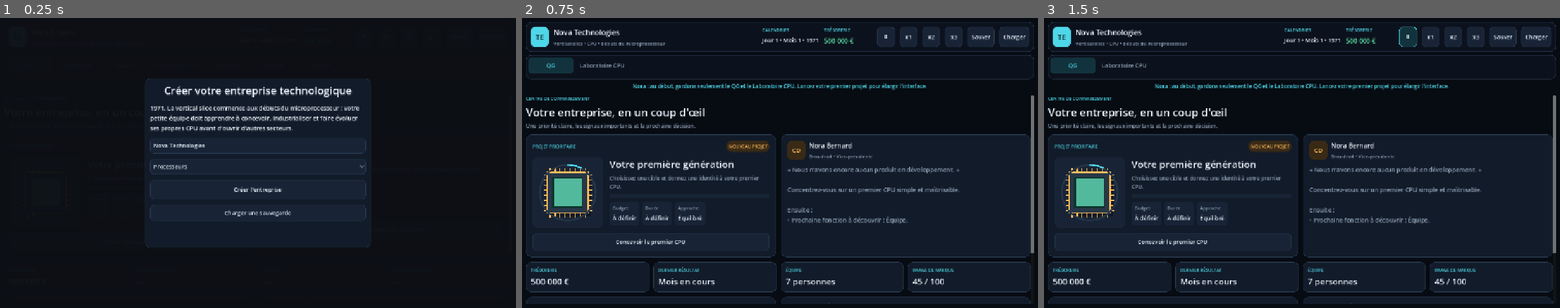
Above: before the commit, frames 1-3 (left to right).
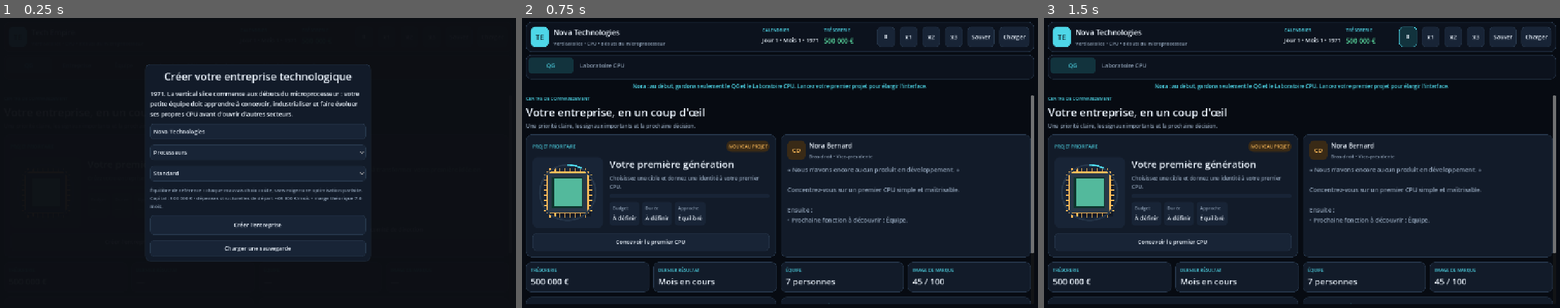
Above: after the commit, the same moments.

Repository: vadorus/addonhardwaregame2d
Game: Godot game, scene res://main.tscn
Same seed, same stepped clock (60 frames per second), same inputs: the game is played once before the commit and once after it.
Inputs:
- Up to frame 1 (0.25 s): no input
- Up to frame 2 (0.75 s): click "Créer l'entreprise" at 0.5 s
- Up to frame 3 (1.5 s): click "Ⅱ" at 1.25 s

The runs differ from the first frame. In frame 1, 6.4% of the frame differs, in the area x 28-72%, y 16-84%; in frame 2, nothing differs; in frame 3, nothing differs.

Commit message:
feat: choose and explain economic difficulty when founding the company

Diff:
--- a/main.gd
+++ b/main.gd
@@ -78,6 +78,8 @@
 
 var setup_name: LineEdit
 var setup_sector: OptionButton
+var setup_difficulty: OptionButton
+var setup_difficulty_label: Label
 var recruit_department: OptionButton
 var rd_name: LineEdit
 var rd_sector: OptionButton
@@ -1618,6 +1620,18 @@
 	var desc:=_label("1971. La vertical slice commence aux débuts du microprocesseur : votre petite équipe doit apprendre à concevoir, industrialiser et faire évoluer ses propres CPU avant d’ouvrir d’autres secteurs.",15); desc.autowrap_mode=TextServer.AUTOWRAP_WORD_SMART; box.add_child(desc)
 	setup_name=LineEdit.new(); setup_name.placeholder_text="Nom de l'entreprise"; setup_name.text="Nova Technologies"; box.add_child(setup_name)
 	setup_sector=OptionButton.new(); _fill_sector_options(setup_sector); box.add_child(setup_sector)
+	setup_difficulty = OptionButton.new()
+	for difficulty_value in BalanceManager.profile_keys():
+		var difficulty := str(difficulty_value)
+		setup_difficulty.add_item(BalanceManager.profile_label(difficulty))
+		setup_difficulty.set_item_metadata(setup_difficulty.item_count - 1, difficulty)
+	_select_meta(setup_difficulty, "STANDARD")
+	setup_difficulty.item_selected.connect(func(_i): _refresh_setup_difficulty())
+	box.add_child(setup_difficulty)
+	setup_difficulty_label = _muted_label("", 12)
+	setup_difficulty_label.autowrap_mode = TextServer.AUTOWRAP_WORD_SMART
+	box.add_child(setup_difficulty_label)
+	_refresh_setup_difficulty()
 	var start:=Button.new(); start.text="Créer l'entreprise"; start.custom_minimum_size.y=48; start.pressed.connect(_start_new_game); box.add_child(start)
 	var load:=Button.new(); load.text="Charger une sauvegarde"; load.pressed.connect(_load_game); box.add_child(load)
 
@@ -1973,8 +1987,27 @@
 		out=s.substr(i,1)+out; count+=1
 	return ("-" if value<0 else "")+out
 
+func _refresh_setup_difficulty():
+	if setup_difficulty_label == null or setup_difficulty == null or setup_difficulty.item_count == 0:
+		return
+	var key := _meta(setup_difficulty)
+	var data := BalanceManager.profile_data(key)
+	var monthly_burn := BalanceManager.projected_starting_monthly_burn()
+	# Calcul local avec le profil sélectionné, sans modifier une partie en cours.
+	var base_company := 21000
+	var base_payroll := 32800
+	var base_research := 12000
+	var projected := int(round(float(base_company) * float(data.get("operating_cost", 1.0))))
+	projected += int(round(float(base_payroll) * float(data.get("salary_cost", 1.0))))
+	projected += int(round(float(base_research) * float(data.get("research_cost", 1.0))))
+	var capital := int(data.get("starting_capital", 500000))
+	var runway := float(capital) / maxf(float(projected), 1.0)
+	setup_difficulty_label.text = "%s\nCapital : %s € • dépenses structurelles de départ ~%s €/mois • marge théorique %.1f mois." % [
+		BalanceManager.profile_description(key), _money(capital), _money(projected), runway
+	]
+
 func _start_new_game():
-	SimulationManager.reset_all(setup_name.text,_meta(setup_sector))
+	SimulationManager.reset_all(setup_name.text,_meta(setup_sector),_meta(setup_difficulty))
 	setup_layer.visible=false
 	game_over_layer.visible=false
 	status_label.text="Nora : au début, gardons seulement le QG et le Laboratoire CPU. Lancez votre premier projet pour élargir l'interface."
